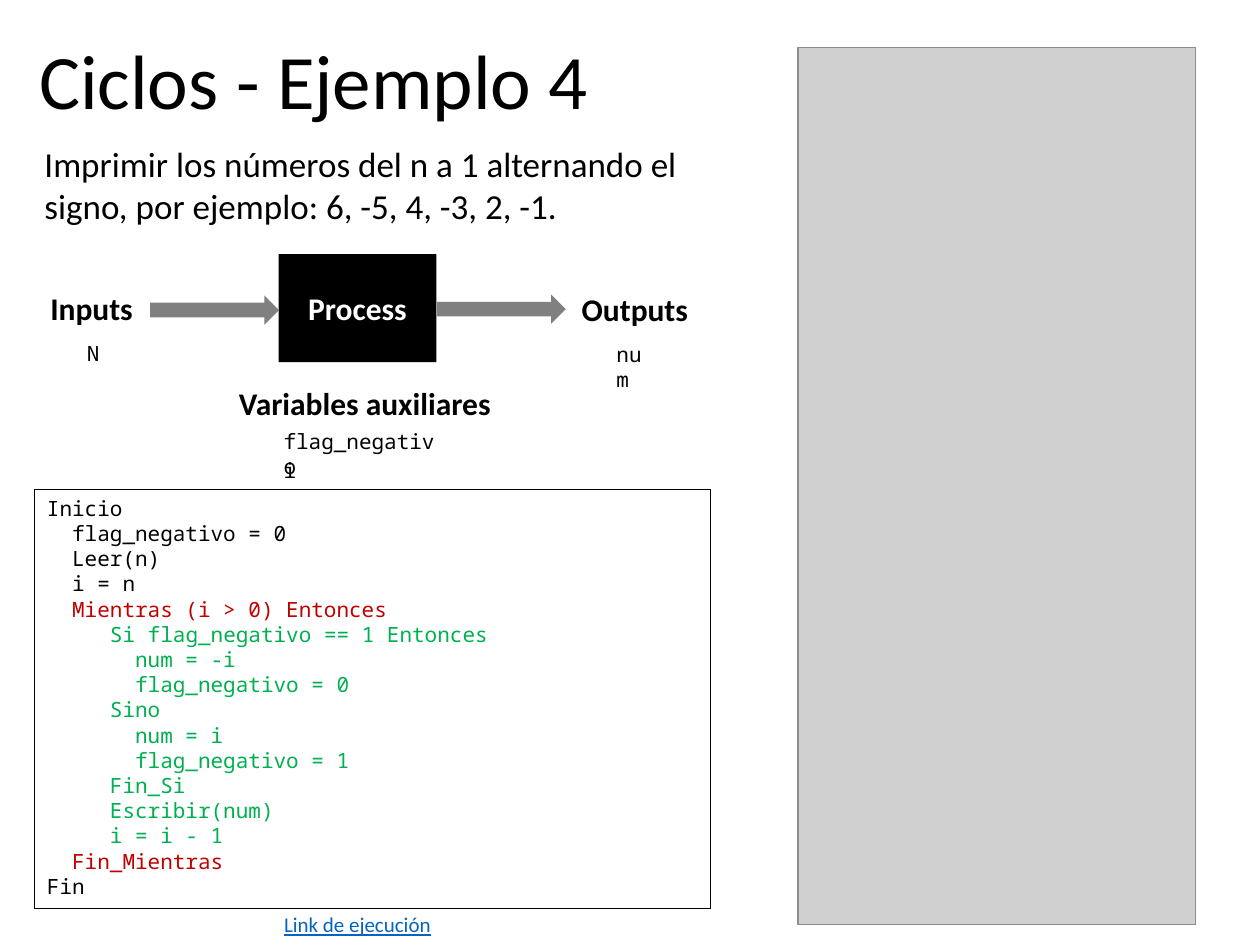
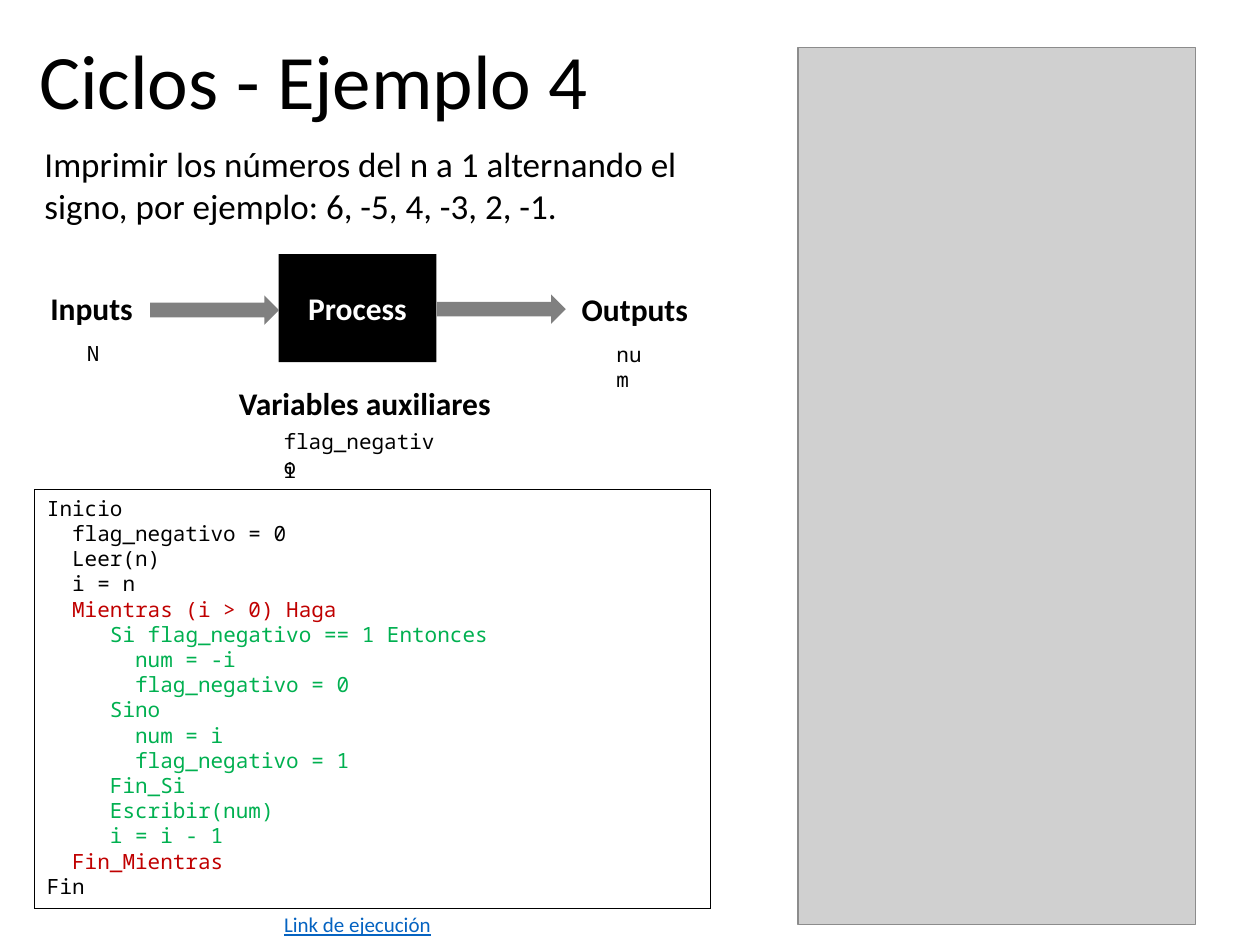
Before and after one commit to algoritmos-UdeA/logica1-20262, a slide deck: slide 42 of clases/7/teoria/clase-07.pptx. Drawn at 1260x945 pixels with LibreOffice and Linux fonts; fonts in the diff are those of the drawing; grey boxes stand for pictures. Boxes give left, top, right and bottom in pixels: in the first picture for what was removed or moved away, otherwise in the second. Text is boxed around its words. In the diff, an @@ line names an element or a change of style, - is before the commit and + after.

```diff
--- a/clases/7/teoria/clase-07.pptx
+++ b/clases/7/teoria/clase-07.pptx
@@ text in rectangle at (x1=72, y1=601, x2=336, y2=622): text changed @@
-Mientras (i > 0) Entonces
+Mientras (i > 0) Haga
```
Also in this commit, not shown: 20 other slides changed, 14 slides added, 13 other files.
